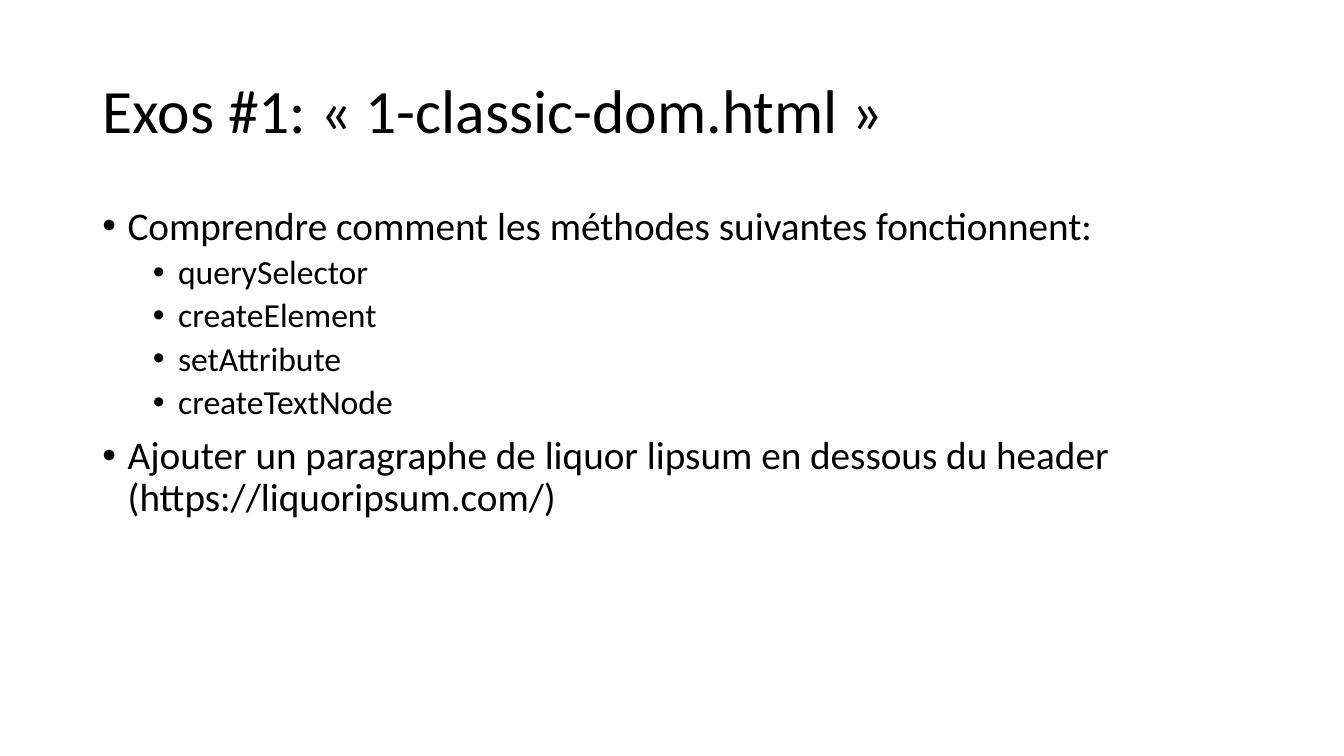
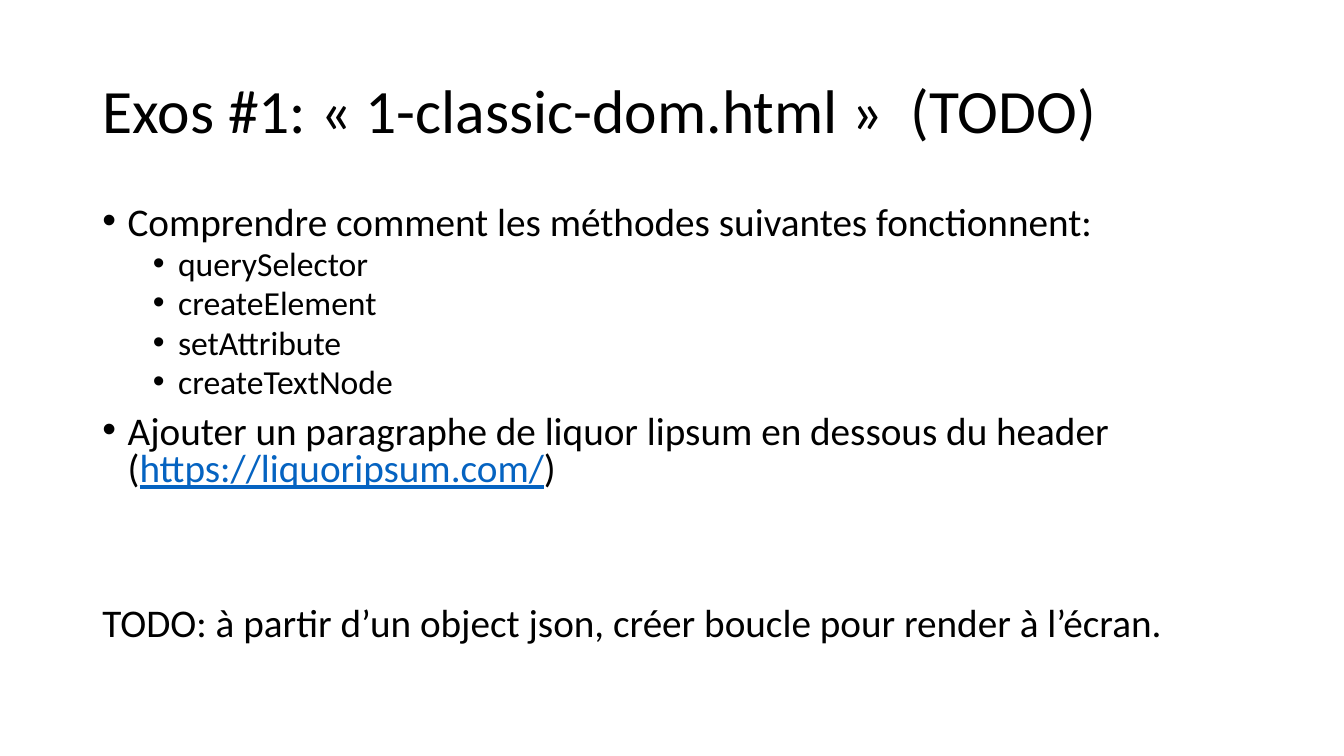
Before and after one commit to samuelgaudreau/formation-front-end-3, a slide deck: slide 6 of part-2/React-Perfo.pptx. Drawn at 1344x756 pixels with LibreOffice and Linux fonts; fonts in the diff are those of the drawing. Boxes give left, top, right and bottom in pixels: in the first picture for what was removed or moved away, otherwise in the second. Text is boxed around its words. In the diff, an @@ line names an element or a change of style, - is before the commit and + after.

```diff
--- a/part-2/React-Perfo.pptx
+++ b/part-2/React-Perfo.pptx
@@ title at [102,88,1096,142]: text changed @@
-Exos #1: « 1-classic-dom.html »
+Exos #1: « 1-classic-dom.html » (TODO)
@@ text at [128,208,1108,489]: text colour #000000 to #0563C1, underline on in "(https://liquoripsum.com/)"; line spacing 0.9 to 0.8 @@
@@ text at [102,609,1161,644]: paragraph added @@
+TODO: à partir d’un object json, créer boucle pour render à l’écran.
```
Also in this commit, not shown: 17 other slides changed, 17 slides added, 1 slide removed, 2 other files.
